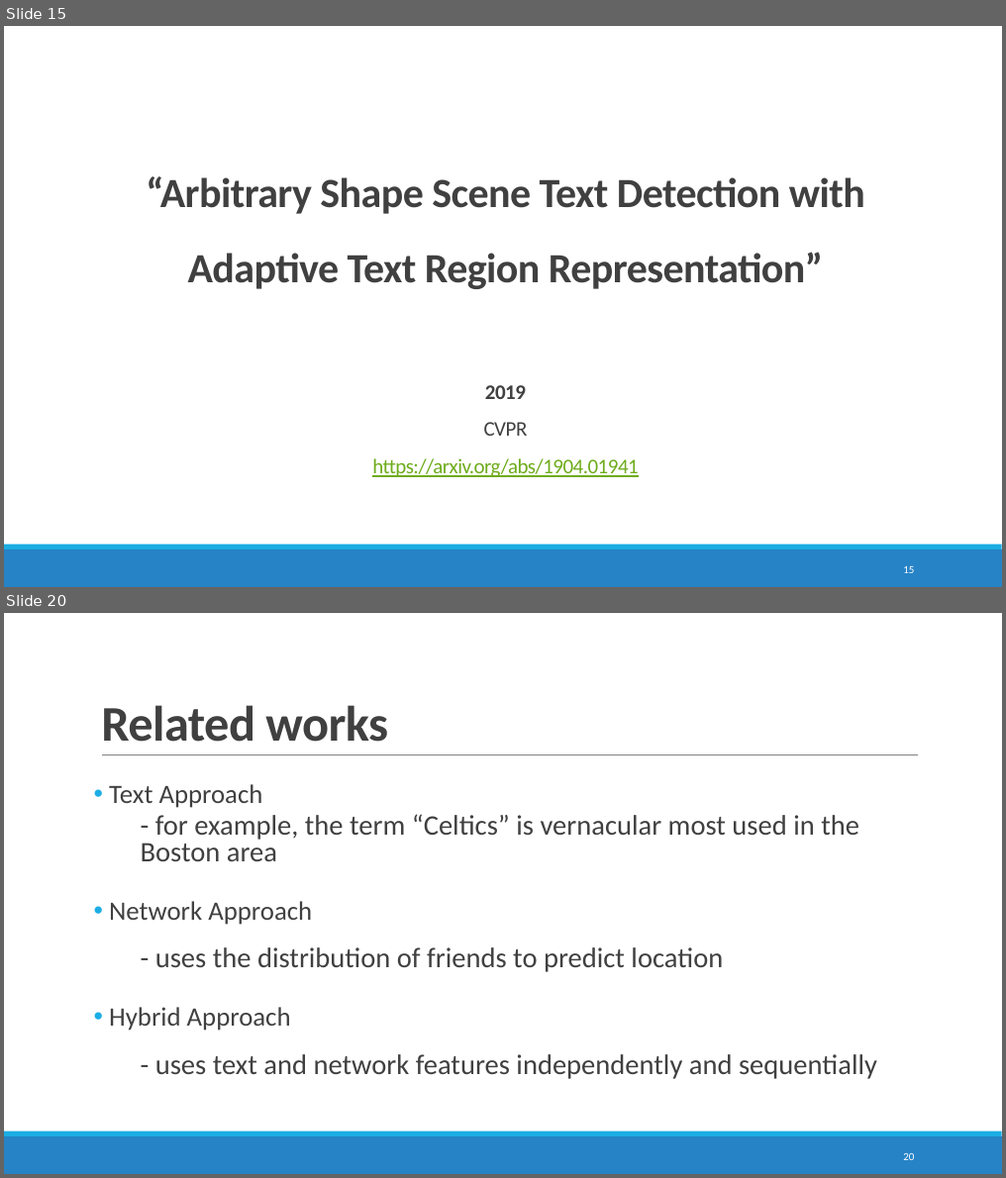
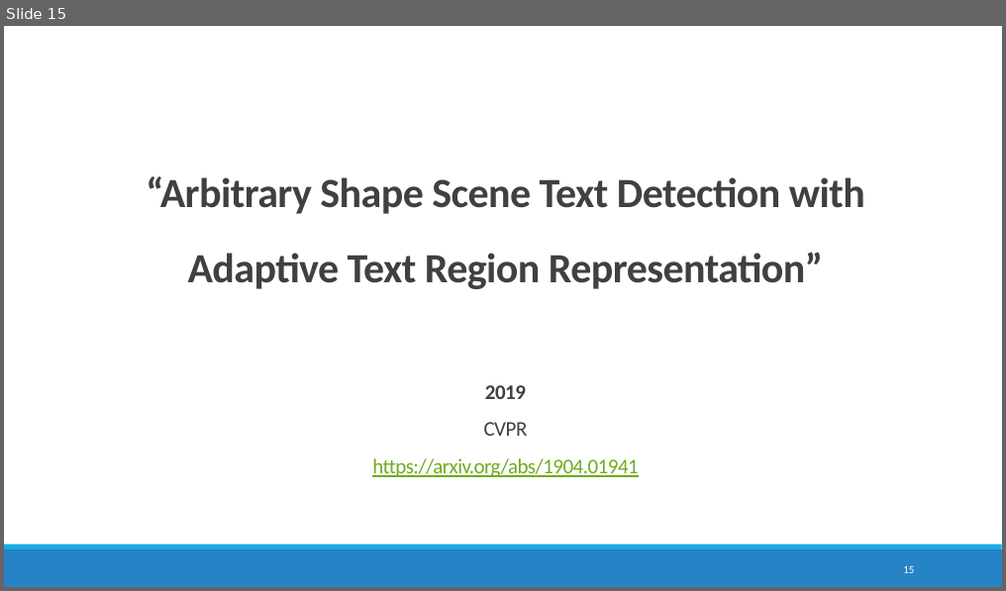
Before and after one commit to maryamhashemi/Text-Localization, a slide deck: Text Localization.pptx. Shown one above the other, each under a label of ours: slides 15 and 20 before the commit, slide 15 after it; the slides between them are not shown. The pictures are 1006x1178 and 1006x591 pixels, drawn with LibreOffice and Linux fonts; fonts in the diff are those of the drawing. Boxes give left, top, right and bottom in pixels: in the first picture for what was removed or moved away, otherwise in the second. Text is boxed around its words. In the diff, an @@ line names an element or a change of style, - is before the commit and + after.

```diff
--- a/Text Localization.pptx
+++ b/Text Localization.pptx
@@ slide 20 removed at <box>4,613,1002,1174</box>, background #FFFFFF; not listed: 2 template elements that a slide beside it also shows @@
@@ title removed at <box>101,705,388,742</box> @@
-Related works
@@ line removed from (102, 756) to (918, 756) @@
@@ text removed at <box>109,784,877,1079</box> @@
-• Text Approach
-      - for example, the term “Celtics” is vernacular most used in the Boston area
-• Network Approach
-      - uses the distribution of friends to predict location
-• Hybrid Approach
-      - uses text and network features independently and sequentially
@@ page number removed at <box>903,1154,914,1160</box> @@
-20
```
Also in this commit, not shown: 23 other slides removed.
